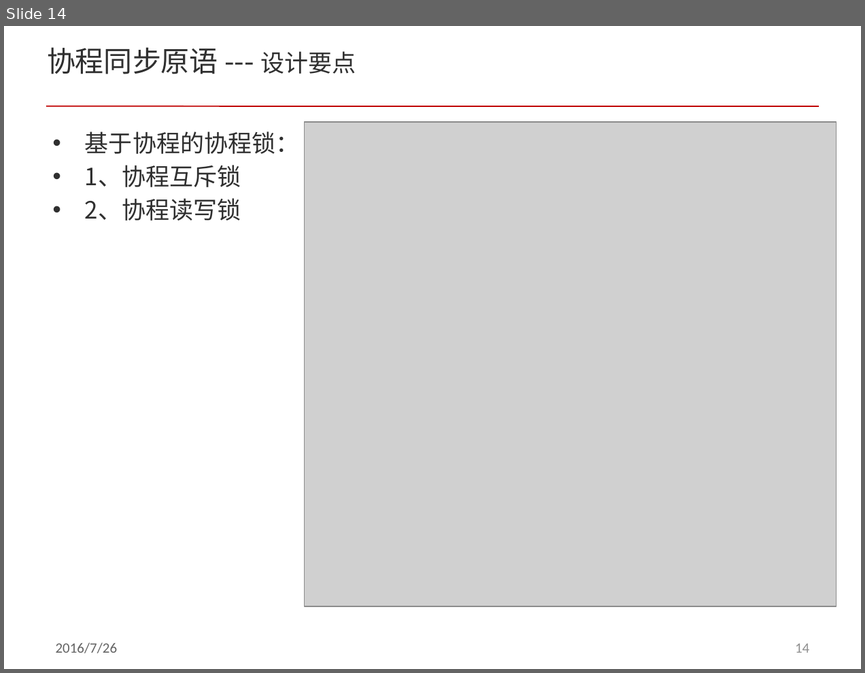
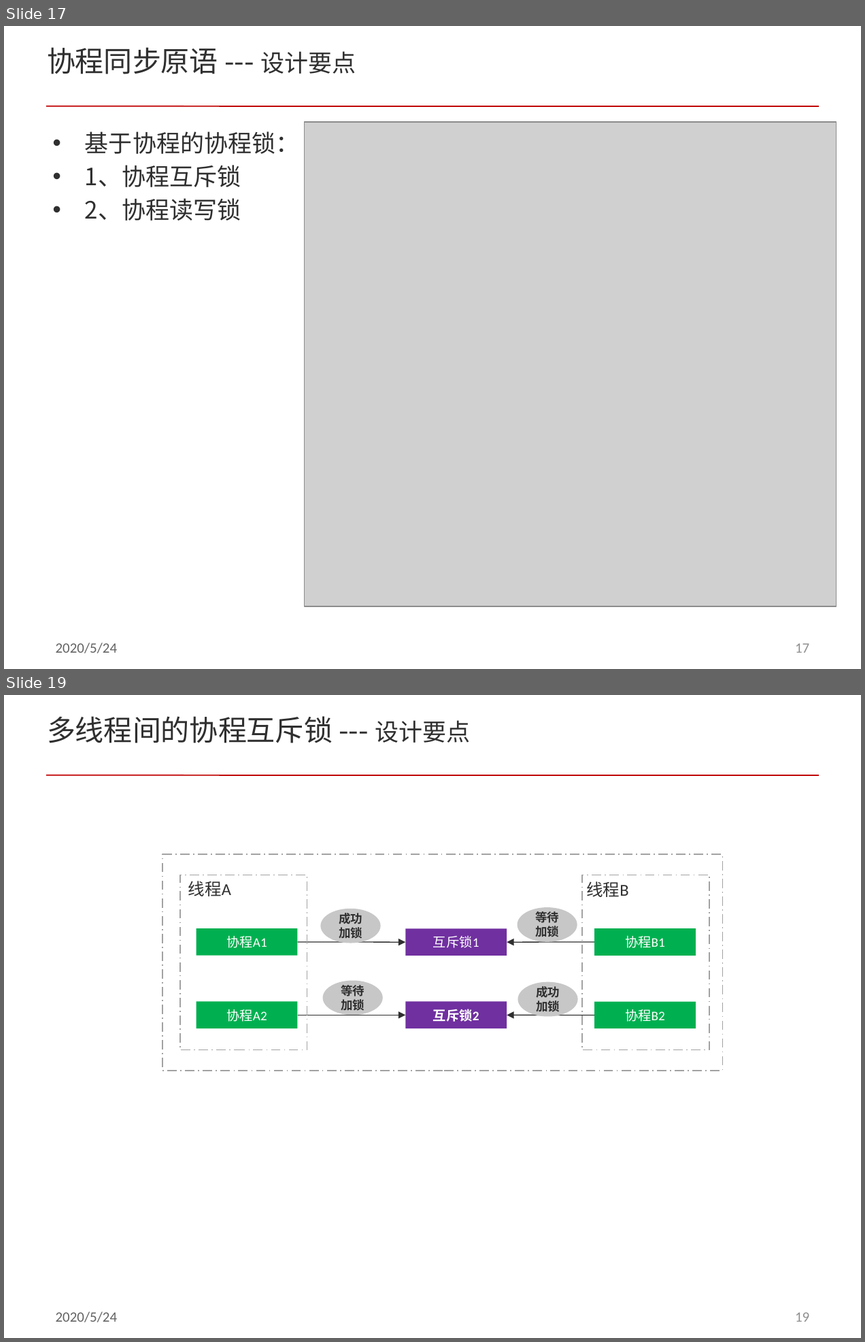
Before and after one commit to acl-dev/acl, a slide deck: doc/acl_fiber.pptx. Shown one above the other, each under a label of ours: slide 14 before the commit, slides 17 and 19 after it; the slides between them are not shown. The pictures are 865x673 and 865x1342 pixels, drawn with LibreOffice and Linux fonts; fonts in the diff are those of the drawing; grey boxes stand for pictures; background and template pictures are left out. Boxes give left, top, right and bottom in pixels: in the first picture for what was removed or moved away, otherwise in the second. Text is boxed around its words. In the diff, an @@ line names an element or a change of style, - is before the commit and + after.

```diff
--- a/doc/acl_fiber.pptx
+++ b/doc/acl_fiber.pptx
@@ slide 19 added at [4,695,861,1338], background #FFFFFF; not listed: 3 template elements that a slide beside it also shows @@
@@ title added at [47,716,470,743], 24 pt, text #303030 @@
+多线程间的协程互斥锁 --- 设计要点
@@ rectangle added at [162,854,723,1070], outline #A2A2A2 1 pt dashed @@
@@ rectangle added at [181,875,307,1050], outline #A2A2A2 1 pt dashed @@
@@ rectangle added at [582,875,709,1050], outline #A2A2A2 1 pt dashed @@
@@ text added at [188,881,231,896], 14 pt, text #2F2F2F @@
+线程A
@@ text added at [586,881,628,897], 14 pt, text #2F2F2F @@
+线程B
@@ ellipse added at [320,909,380,943], fill #C7C7C7, 10 pt, text #2F2F2F, bold @@
+成功加锁
@@ ellipse added at [517,907,577,942], fill #C7C7C7, 10 pt, text #2F2F2F, bold @@
+等待加锁
@@ rectangle added at [196,928,297,955], fill #00B050, 11 pt, text #FFFFFF @@
+协程A1
@@ rectangle added at [406,928,507,955], fill #7030A0, 11 pt, text #FFFFFF @@
+互斥锁1
@@ rectangle added at [594,928,696,955], fill #00B050, 11 pt, text #FFFFFF @@
+协程B1
@@ arrow added from (298, 942) to (406, 942), #2F2F2F 0.75 pt @@
@@ arrow added from (594, 942) to (507, 942), #2F2F2F 0.75 pt @@
@@ ellipse added at [323,981,383,1015], fill #C7C7C7, 10 pt, text #2F2F2F, bold @@
+等待加锁
@@ ellipse added at [518,982,578,1016], fill #C7C7C7, 10 pt, text #2F2F2F, bold @@
+成功加锁
@@ rectangle added at [196,1002,297,1028], fill #00B050, 11 pt, text #FFFFFF @@
+协程A2
@@ arrow added from (298, 1015) to (406, 1015), #2F2F2F 0.75 pt @@
@@ rectangle added at [406,1002,507,1028], fill #7030A0, 11 pt, text #FFFFFF, bold @@
+互斥锁2
@@ arrow added from (594, 1015) to (507, 1015), #2F2F2F 0.75 pt @@
@@ rectangle added at [594,1002,696,1028], fill #00B050, 11 pt, text #FFFFFF @@
+协程B2
@@ what was slide 14 is now slide 17 @@
@@ slide 17 changed as well @@
@@ text at [56,642,118,653]: text changed @@
-2016/7/26
+2020/5/24
@@ page number at [795,643,809,652]: text changed @@
-14
+17
```
Also in this commit, not shown: 28 other slides changed, 7 other slides added, 1 slide removed.
